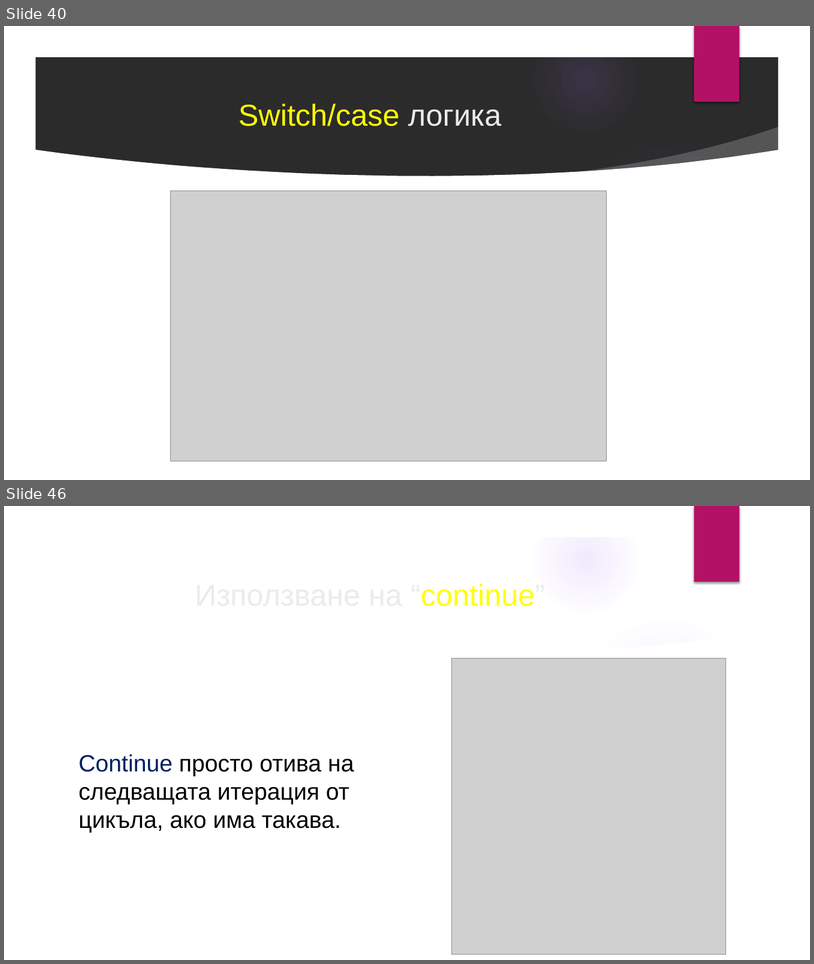
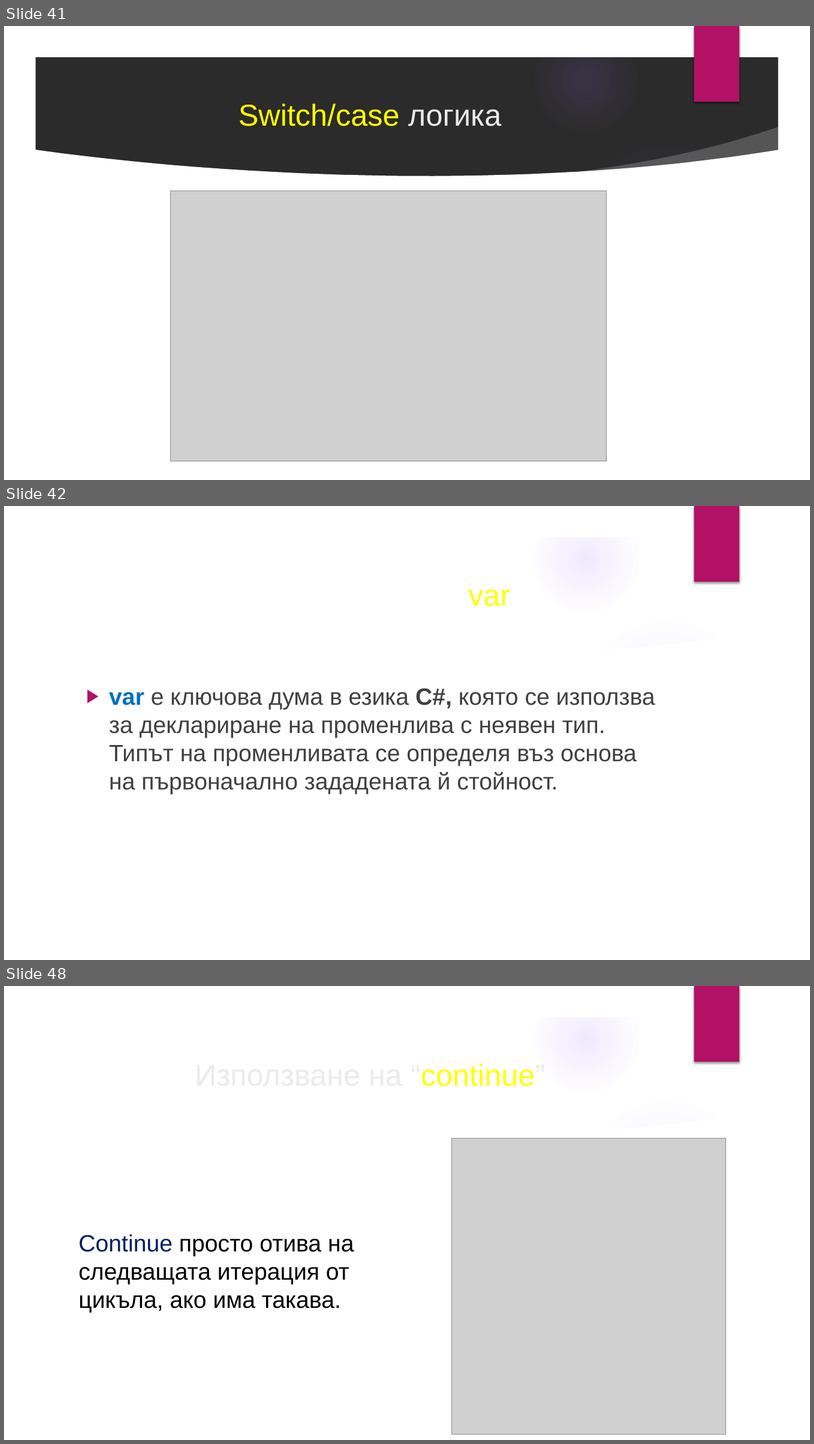
Before and after one commit to velizar92/CSharp-Programming-Presentations, a slide deck: C# Basics.pptx. Shown one above the other, each under a label of ours: slides 40 and 46 before the commit, slides 41, 42 and 48 after it; the slides between them are not shown. The pictures are 814x964 and 814x1444 pixels, drawn with LibreOffice and Linux fonts; fonts in the diff are those of the drawing; grey boxes stand for pictures; background and template pictures are left out; a plain dark background stands for a picture behind light text. Boxes give left, top, right and bottom in pixels: in the first picture for what was removed or moved away, otherwise in the second. Text is boxed around its words. In the diff, an @@ line names an element or a change of style, - is before the commit and + after.

```diff
--- a/C# Basics.pptx
+++ b/C# Basics.pptx
@@ slide 42 added at (4, 506, 810, 960), background picture (left out); not listed: 9 template elements that a slide beside it also shows @@
@@ title added at (458, 589, 521, 606), 36 pt, text #FFFFFF @@
+Ключовата дума „var“
@@ text added at (109, 688, 656, 794), 28 pt, text #404040 @@
+▶ var е ключова дума в езика C#, която се използва за деклариране на променлива с неявен тип. Типът на променливата се определя въз основа на първоначално зададената й стойност.
@@ what was slide 40 is now slide 41 @@
@@ what was slide 46 is now slide 48 @@
```
Also in this commit, not shown: 4 slides changed, 2 other slides added.
